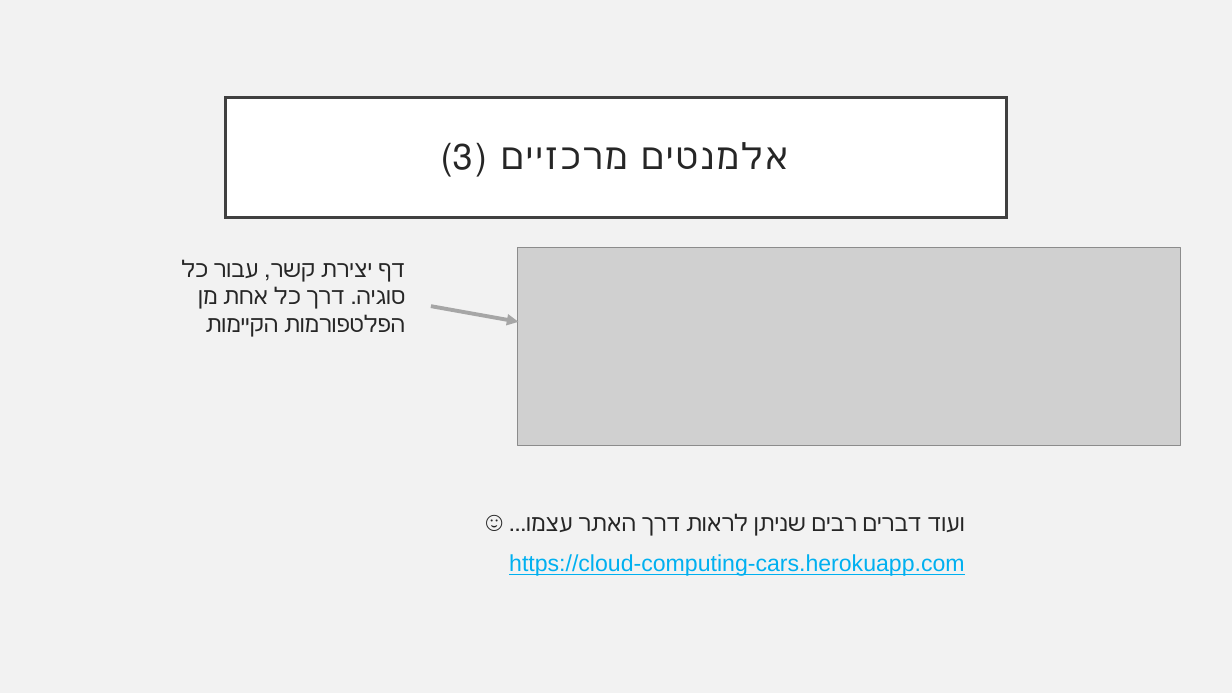
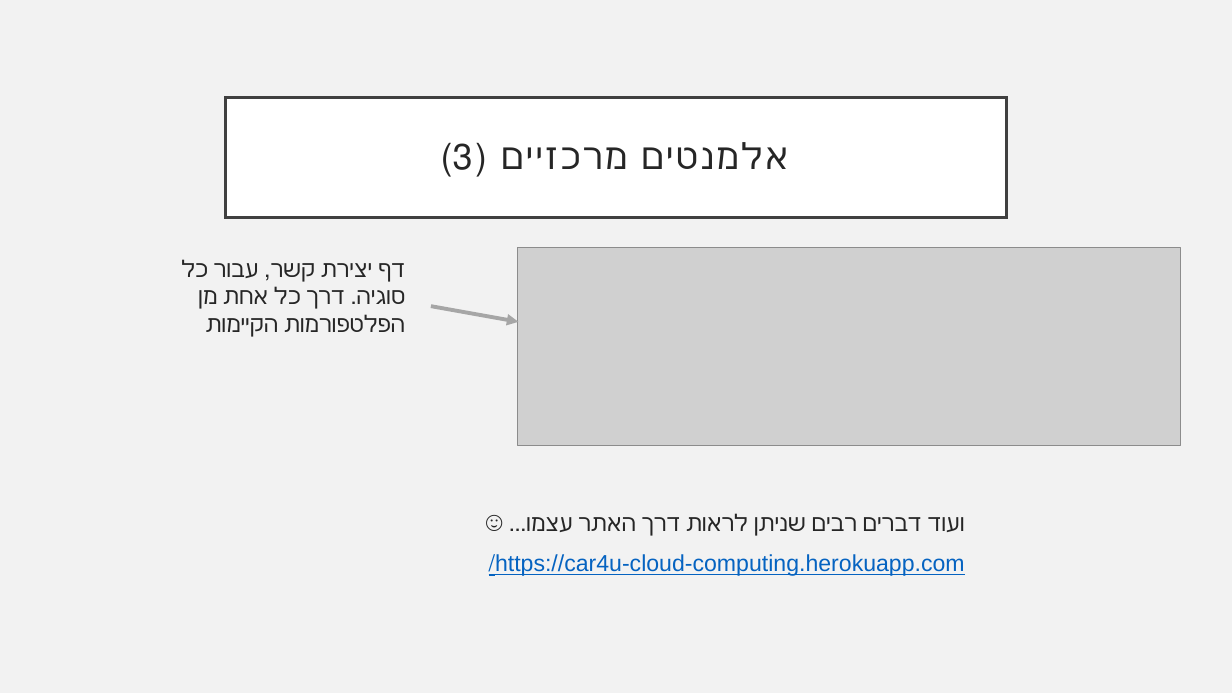
Before and after one commit to ravivkomem/CloudComputingCourse, a slide deck: slide 5 of HW3/Car4U Presentation.pptx. Drawn at 1232x693 pixels with LibreOffice and Linux fonts; fonts in the diff are those of the drawing; grey boxes stand for pictures. Boxes give left, top, right and bottom in pixels: in the first picture for what was removed or moved away, otherwise in the second. Text is boxed around its words. In the diff, an @@ line names an element or a change of style, - is before the commit and + after.

Commit message:
Edited the presentation and added the website url

```diff
--- a/HW3/Car4U Presentation.pptx
+++ b/HW3/Car4U Presentation.pptx
@@ text at (495, 554, 965, 576): text changed; text colour #00B0F0 to #0563C1 @@
-https://cloud-computing-cars.herokuapp.com
+https://car4u-cloud-computing.herokuapp.com/
```
Also in this commit, not shown: 2 other files.
